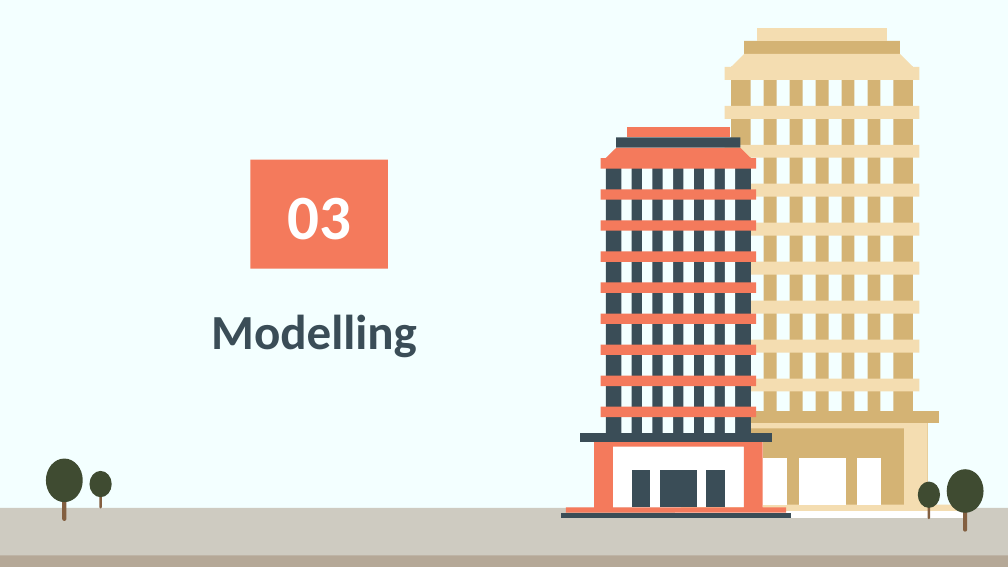
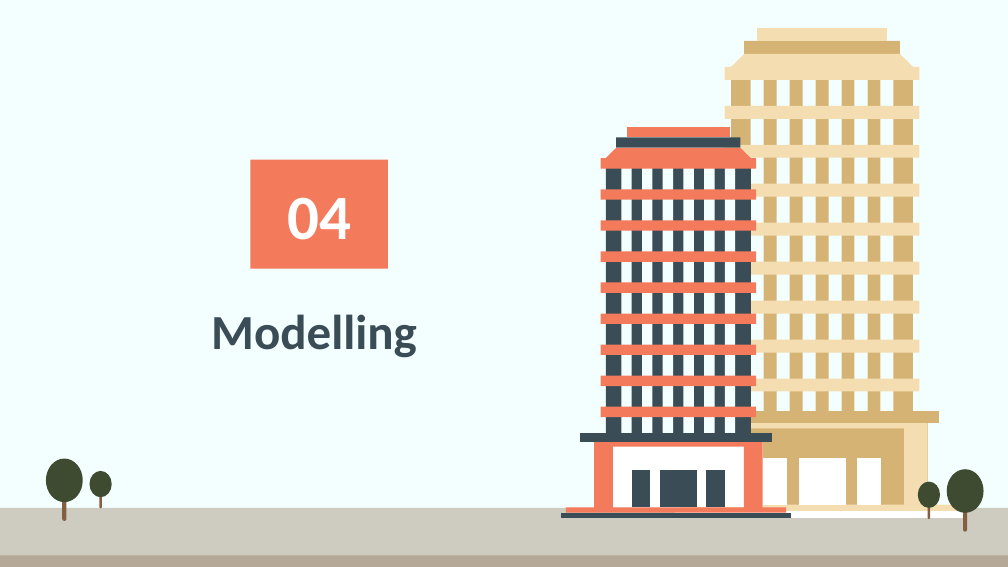
Before and after one commit to codestatic88/Housing_Price_Analysis, a slide deck: slide 16 of Housing_Analysis.pptx. Drawn at 1008x567 pixels with LibreOffice and Linux fonts; fonts in the diff are those of the drawing. Boxes give left, top, right and bottom in pixels: in the first picture for what was removed or moved away, otherwise in the second. Text is boxed around its words. In the diff, an @@ line names an element or a change of style, - is before the commit and + after.

```diff
--- a/Housing_Analysis.pptx
+++ b/Housing_Analysis.pptx
@@ title at (x1=287, y1=197, x2=351, y2=240): text changed @@
-03
+04
```
Also in this commit, not shown: 1 other slide changed.
